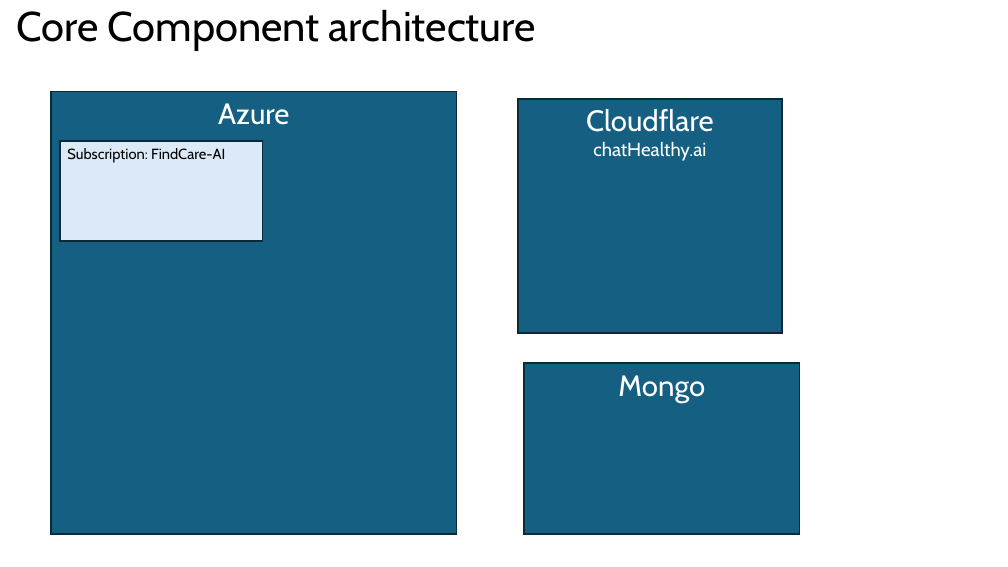
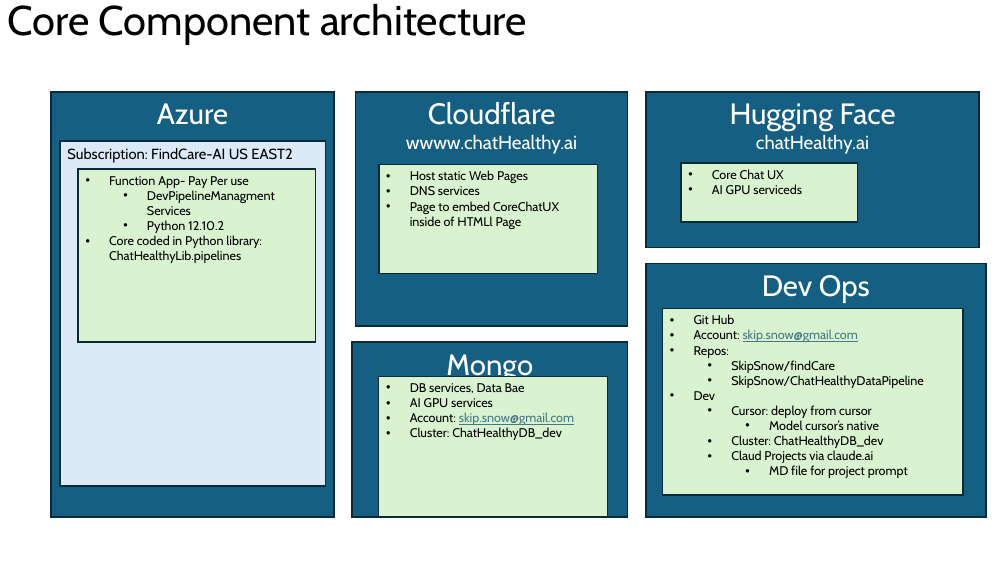
Before and after one commit to SkipSnow/ChatHealthyRepo, a slide deck: slide 4 of Documentation/ProjectArchitecture.pptx (slide 3 before the commit). Drawn at 1008x567 pixels with LibreOffice and Linux fonts; fonts in the diff are those of the drawing. Boxes give left, top, right and bottom in pixels: in the first picture for what was removed or moved away, otherwise in the second. Text is boxed around its words. In the diff, an @@ line names an element or a change of style, - is before the commit and + after.

```diff
--- a/Documentation/ProjectArchitecture.pptx
+++ b/Documentation/ProjectArchitecture.pptx
@@ title "Core Component architecture" moved from (x1=16, y1=9, x2=536, y2=51) to (x1=8, y1=3, x2=527, y2=45) @@
@@ rectangle "Azure" resized from (x1=51, y1=91, x2=457, y2=534) to (x1=51, y1=91, x2=334, y2=517) @@
@@ rectangle "Cloudflare" resized from (x1=518, y1=99, x2=782, y2=333) to (x1=355, y1=91, x2=628, y2=326) @@
@@ rectangle added at (x1=646, y1=91, x2=979, y2=247), fill #156082, outline #092A39 1.5 pt, 18 pt, text #FFFFFF @@
+Hugging Face
+chatHealthy.ai
@@ rectangle "Subscription: FindCare-AI US EAST2" resized from (x1=60, y1=141, x2=262, y2=241) to (x1=60, y1=141, x2=326, y2=486) @@
@@ text in rectangle at (x1=67, y1=148, x2=292, y2=163): text changed @@
-Subscription: FindCare-AI
+Subscription: FindCare-AI US EAST2
@@ text in rectangle at (x1=406, y1=135, x2=577, y2=154): text changed @@
-chatHealthy.ai
+wwww.chatHealthy.ai
@@ rectangle added at (x1=78, y1=169, x2=315, y2=342), fill #D9F2D0, outline #092A39 1.5 pt, 12 pt, text #000000 @@
+• Function App- Pay Per use
+  • DevPipelineManagment Services
+  • Python 12.10.2
+• Core coded in Python library: ChatHealthyLib.pipelines
@@ rectangle added at (x1=379, y1=165, x2=598, y2=274), fill #D9F2D0, outline #092A39 1.5 pt, 12 pt, text #000000 @@
+• Host static Web Pages
+• DNS services
+• Page to embed CoreChatUX inside of HTMLl Page
@@ rectangle added at (x1=681, y1=163, x2=858, y2=222), fill #D9F2D0, outline #092A39 1.5 pt, 12 pt, text #000000 @@
+• Core Chat UX
+• AI GPU serviceds
@@ rectangle added at (x1=646, y1=263, x2=986, y2=517), fill #156082, outline #092A39 1.5 pt, 28 pt, text #FFFFFF @@
+Dev Ops
@@ rectangle added at (x1=662, y1=309, x2=963, y2=495), fill #D9F2D0, outline #092A39 1.5 pt, 12 pt, text #000000 @@
+• Git Hub
+• Account: skip.snow@gmail.com
+• Repos:
+  • SkipSnow/findCare
+  • SkipSnow/ChatHealthyDataPipeline
+• Dev
+  • Cursor: deploy from cursor
+    • Model cursor’s native
+  • Cluster: ChatHealthyDB_dev
+  • Claud Projects via claude.ai
+    • MD file for project prompt
@@ rectangle "Mongo" resized from (x1=524, y1=364, x2=799, y2=535) to (x1=352, y1=342, x2=628, y2=517) @@
@@ rectangle added at (x1=379, y1=377, x2=608, y2=517), fill #D9F2D0, outline #092A39 1.5 pt, 12 pt, text #000000 @@
+• DB services, Data Bae
+• AI GPU services
+• Account: skip.snow@gmail.com
+• Cluster: ChatHealthyDB_dev
```
Also in this commit, not shown: 1 other slide changed, 3 slides added, 36 other files.
